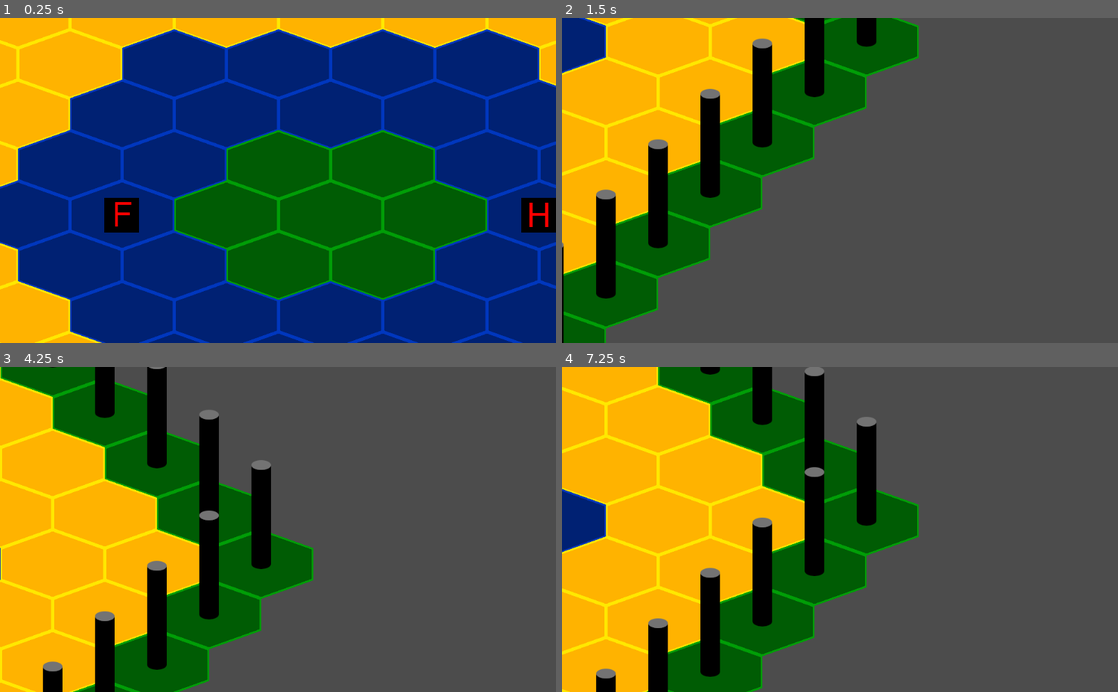
Above: before the commit, frames 1-4 (two rows, left to right).
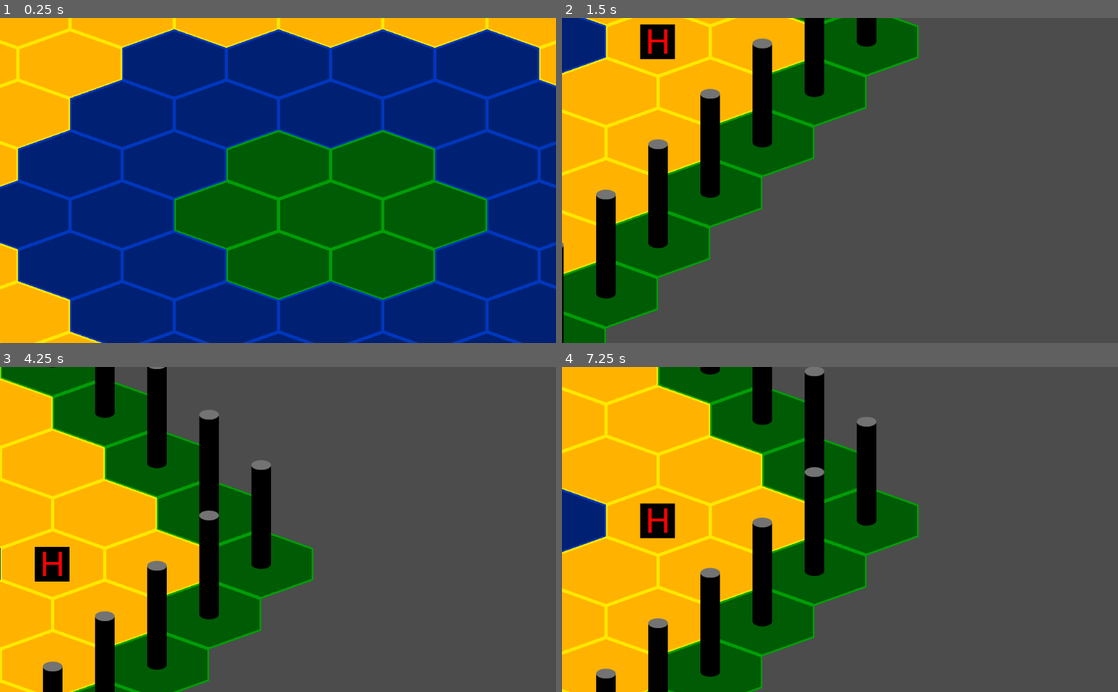
Above: after the commit, the same moments.

Repository: fat-beaver/hedgehog
Game: Godot game, scene res://battle.tscn
Two runs of this game, one before a commit and one after it. Both use one fixed random seed, a clock stepped at 60 frames per second and the inputs below.
Inputs:
- Up to frame 1 (0.25 s): no input
- Up to frame 2 (1.5 s): tap Enter at 0.5 s; hold Right (move_right) 0.53-1.28 s; hold Down (move_down) from 1.28 s (still down)
- Up to frame 3 (4.25 s): release Down (move_down) at 2.03 s; hold Right (move_right) 2.03-2.78 s; tap Space at 2.75 s; hold Up (move_up) 2.78-3.53 s; tap Enter at 3.5 s; hold Left (move_left) from 3.53 s (still down)
- Up to frame 4 (7.25 s): release Left (move_left) at 5.03 s; hold Down (move_down) 5.03-5.78 s; hold Right (move_right) 5.78-6.53 s; tap Space at 6.5 s; hold Up (move_up) from 6.53 s (still down)

The runs differ from the first frame. In frame 1, 1.3% of the frame differs, in the area x 18-100%, y 55-67%; in frame 2, 0.7%; in frame 3, 0.7%; in frame 4, 0.7%.

Commit message:
Moved placeholder critters to line up with grid

Diff:
--- a/battle.tscn
+++ b/battle.tscn
@@ -20,19 +20,20 @@
 cell_half_offset = 0
 cell_y_sort = true
 format = 1
+tile_data = PoolIntArray( 4, 0, 0 )
 
 [node name="Camera2D" type="Camera2D" parent="HexGrid"]
 position = Vector2( 601, 612 )
 current = true
 
 [node name="Ferret #1" type="Node2D" parent="."]
+position = Vector2( -672, 64 )
 
 [node name="Sprite" type="Sprite" parent="Ferret #1"]
-position = Vector2( -288, 64 )
 texture = ExtResource( 3 )
 
 [node name="Hedgehog #1" type="Node2D" parent="."]
+position = Vector2( 864, 64 )
 
 [node name="Sprite" type="Sprite" parent="Hedgehog #1"]
-position = Vector2( 480, 64 )
 texture = ExtResource( 4 )
